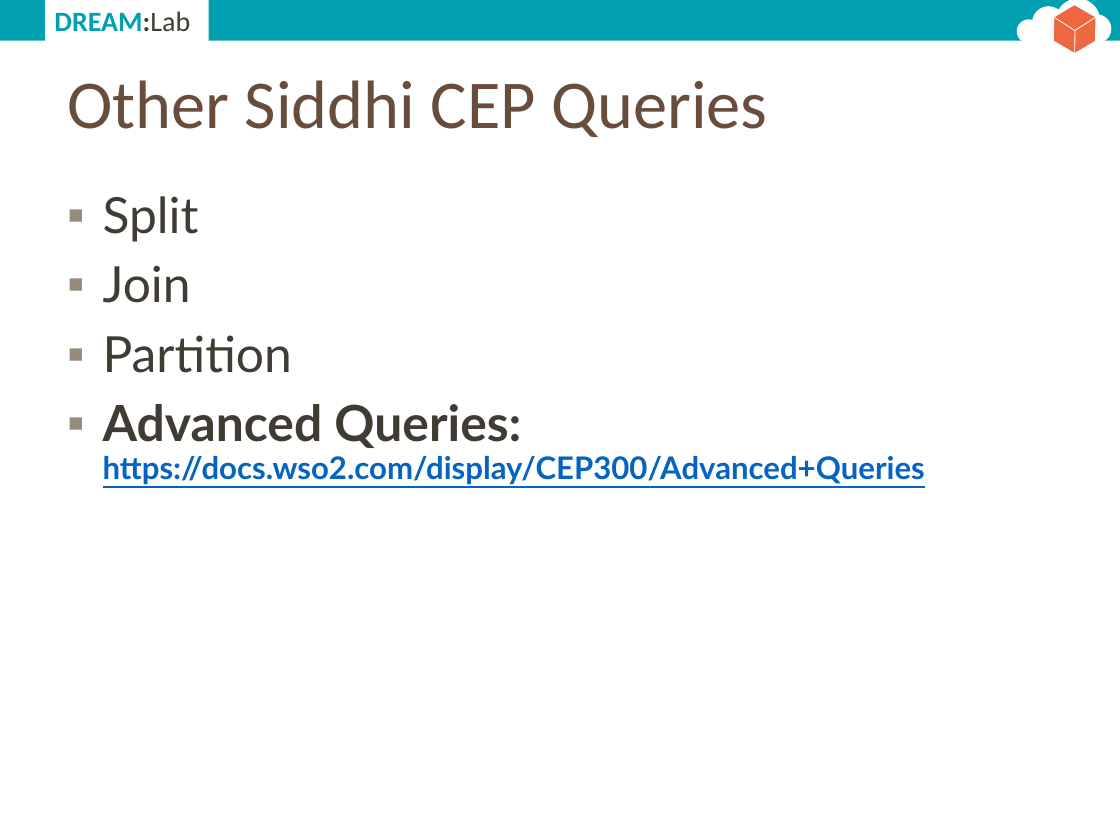
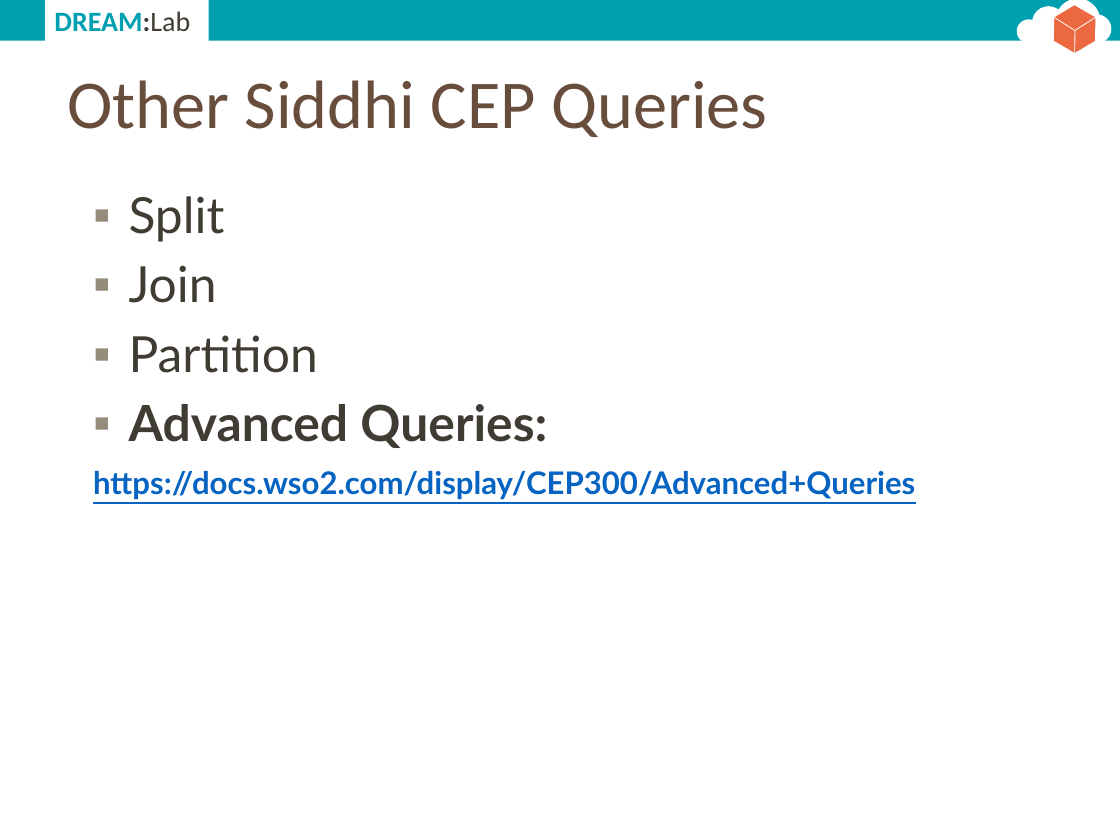
Before and after one commit to dream-lab/iot-school, a slide deck: slide 22 of common/slides/cep.pptx. Drawn at 1120x840 pixels with LibreOffice and Linux fonts; fonts in the diff are those of the drawing. Boxes give left, top, right and bottom in pixels: in the first picture for what was removed or moved away, otherwise in the second. Text is boxed around its words. In the diff, an @@ line names an element or a change of style, - is before the commit and + after.

```diff
--- a/common/slides/cep.pptx
+++ b/common/slides/cep.pptx
@@ text "Split": place and size @@
-text "Split" at box(103, 196, 925, 484)
+text "Split" at box(93, 196, 915, 500)
@@ text at box(93, 404, 915, 500): text changed @@
-▪ Advanced Queries: https://docs.wso2.com/display/CEP300/Advanced+Queries
+▪ Advanced Queries:
+https://docs.wso2.com/display/CEP300/Advanced+Queries
```
Also in this commit, not shown: 22 other slides changed, 6 slides added, 1 slide removed, 1 other file.
